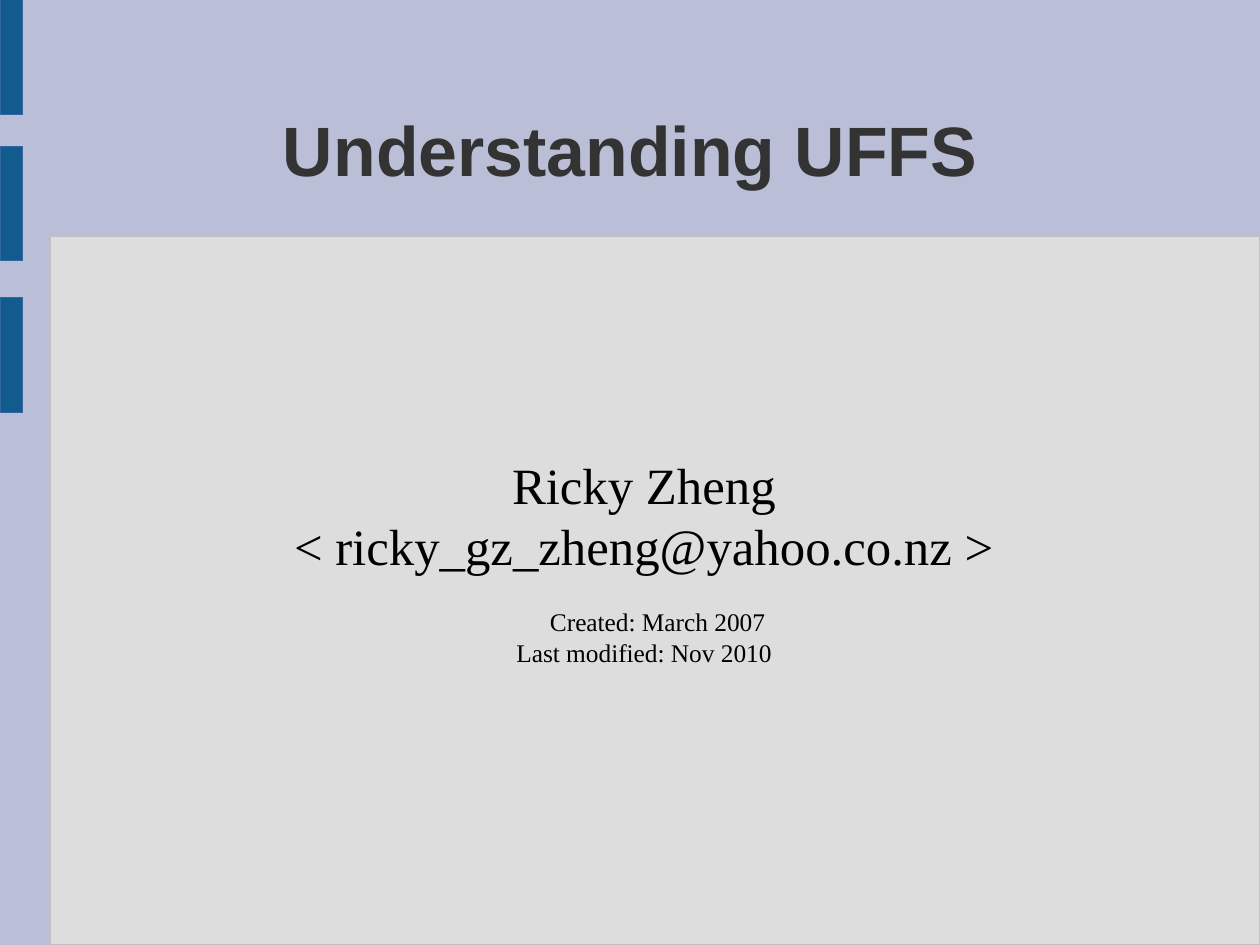
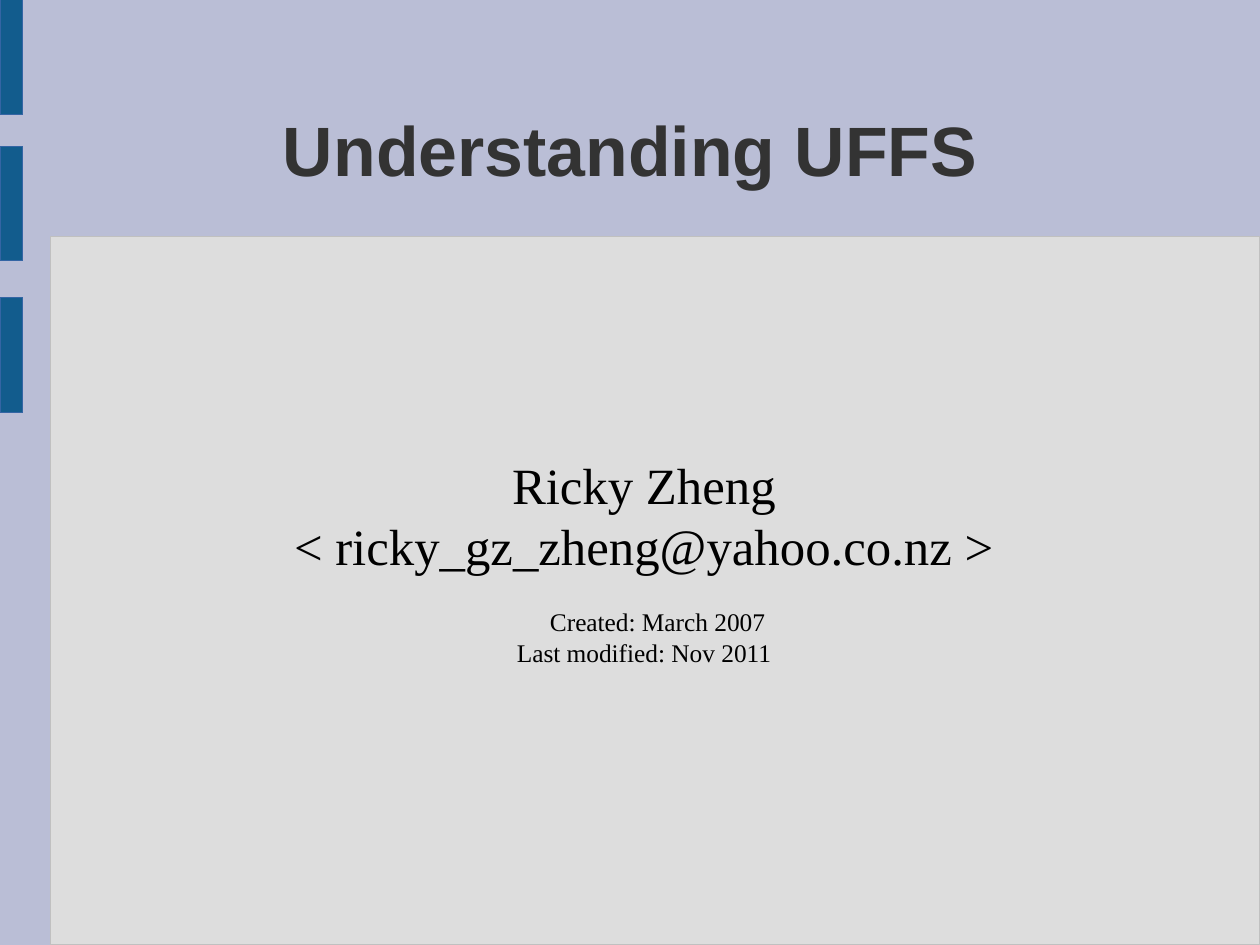
Before and after one commit to rickyzheng/uffs, a slide deck: slide 1 of doc/Understanding-UFFS.odp. Drawn at 1260x945 pixels with LibreOffice and Linux fonts; fonts in the diff are those of the drawing. Boxes give left, top, right and bottom in pixels: in the first picture for what was removed or moved away, otherwise in the second. Text is boxed around its words. In the diff, an @@ line names an element or a change of style, - is before the commit and + after.

```diff
--- a/doc/Understanding-UFFS.odp
+++ b/doc/Understanding-UFFS.odp
@@ subtitle at [517,644,771,663]: text changed @@
-Last modified: Nov 2010
+Last modified: Nov 2011
```
Also in this commit, not shown: 4 other slides changed, 1 other file.
